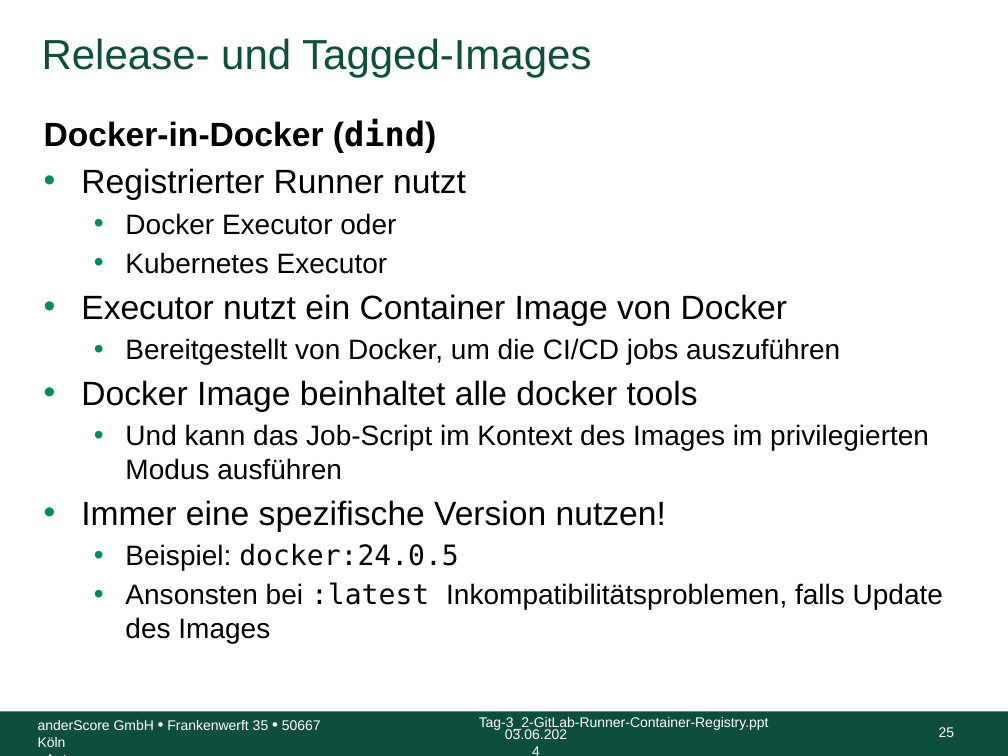
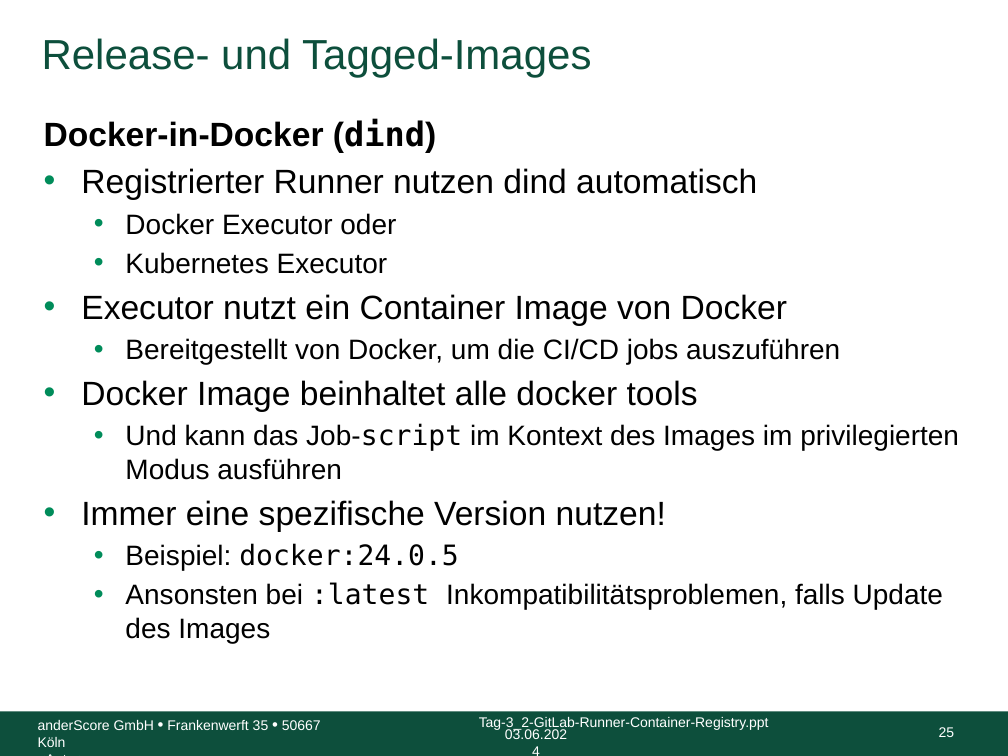
Before and after one commit to anderscore-gmbh/gitlab, a slide deck: slide 25 of slides/Tag-3_3-Release-und-Tagged-Images.pptx. Drawn at 1008x756 pixels with LibreOffice and Linux fonts; fonts in the diff are those of the drawing; background and template pictures are left out. Boxes give left, top, right and bottom in pixels: in the first picture for what was removed or moved away, otherwise in the second. Text is boxed around its words. In the diff, an @@ line names an element or a change of style, - is before the commit and + after.

Commit message:
Tag-3_3: Docker-in-Docker (dind) mit Container Registry oder Dependency Proxy, Container Registry Beispiele

```diff
--- a/slides/Tag-3_3-Release-und-Tagged-Images.pptx
+++ b/slides/Tag-3_3-Release-und-Tagged-Images.pptx
@@ text at (x1=81, y1=168, x2=757, y2=200): text changed @@
-• Registrierter Runner nutzt
+• Registrierter Runner nutzen dind automatisch
@@ text at (x1=125, y1=424, x2=959, y2=480): text changed @@
-  • Und kann das Job-Script im Kontext des Images im privilegierten Modus ausführen
+  • Und kann das Job-script im Kontext des Images im privilegierten Modus ausführen
```
Also in this commit, not shown: 7 other slides changed, 6 slides added.
